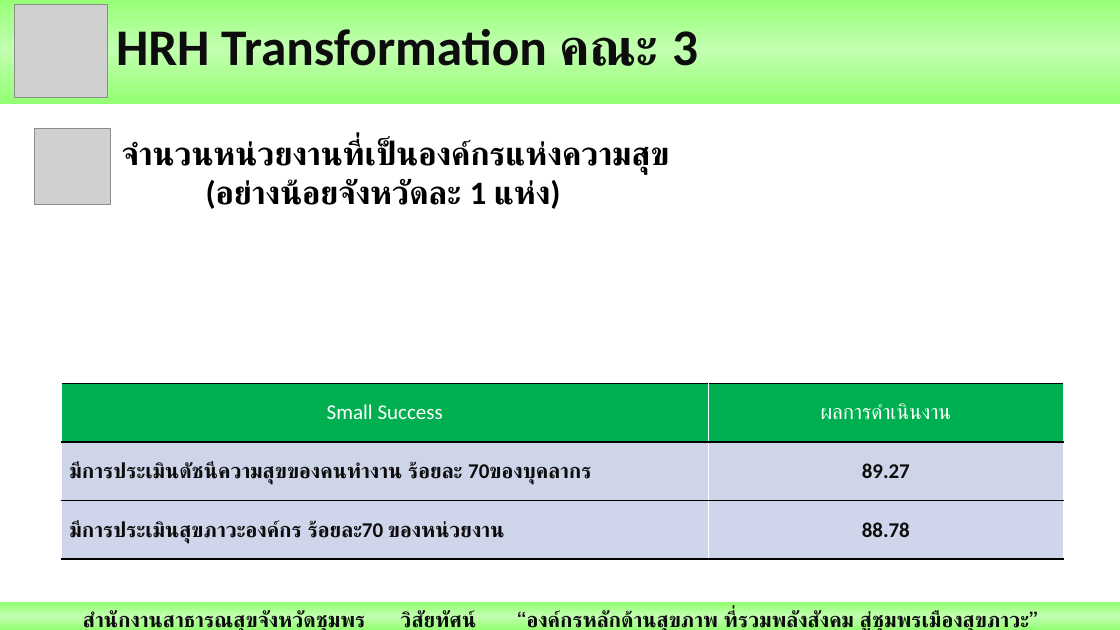
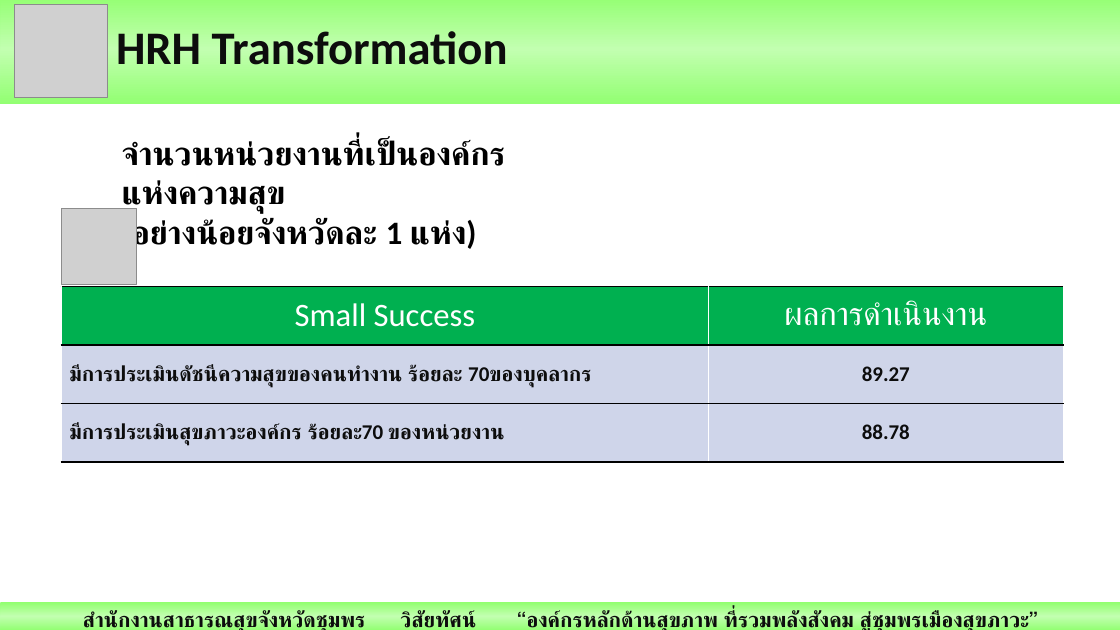
Before and after one commit to joblackpoc/Jobs_SSJ, a slide deck: slide 32 of นิเทศก์/Ready/Poc_Mix_2_นิเทศก์ใหม่.pptx. Drawn at 1120x630 pixels with LibreOffice and Linux fonts; fonts in the diff are those of the drawing; grey boxes stand for pictures. Boxes give left, top, right and bottom in pixels: in the first picture for what was removed or moved away, otherwise in the second. Text is boxed around its words. In the diff, an @@ line names an element or a change of style, - is before the commit and + after.

```diff
--- a/นิเทศก์/Ready/Poc_Mix_2_นิเทศก์ใหม่.pptx
+++ b/นิเทศก์/Ready/Poc_Mix_2_นิเทศก์ใหม่.pptx
@@ title at (x1=116, y1=31, x2=508, y2=65): text changed; size 44 to 40 pt @@
-HRH Transformation คณะ 3
+HRH Transformation
@@ text "จำนวนหน่วยงานที่เป็นองค์กรแห่งความสุข" rewrapped from (x1=122, y1=139, x2=669, y2=209) to (x1=122, y1=139, x2=505, y2=253) @@
@@ picture moved from (x1=34, y1=129, x2=110, y2=204) to (x1=61, y1=208, x2=137, y2=284) @@
@@ table at (x1=61, y1=287, x2=1064, y2=462) @@
@@ size 18 to 28 pt in "Small Success", "ผลการดำเนินงาน" @@
@@ table moved from (x1=61, y1=384, x2=1064, y2=560) to (x1=61, y1=287, x2=1064, y2=462) @@
```
Also in this commit, not shown: 13 other slides changed, 1 other file.
